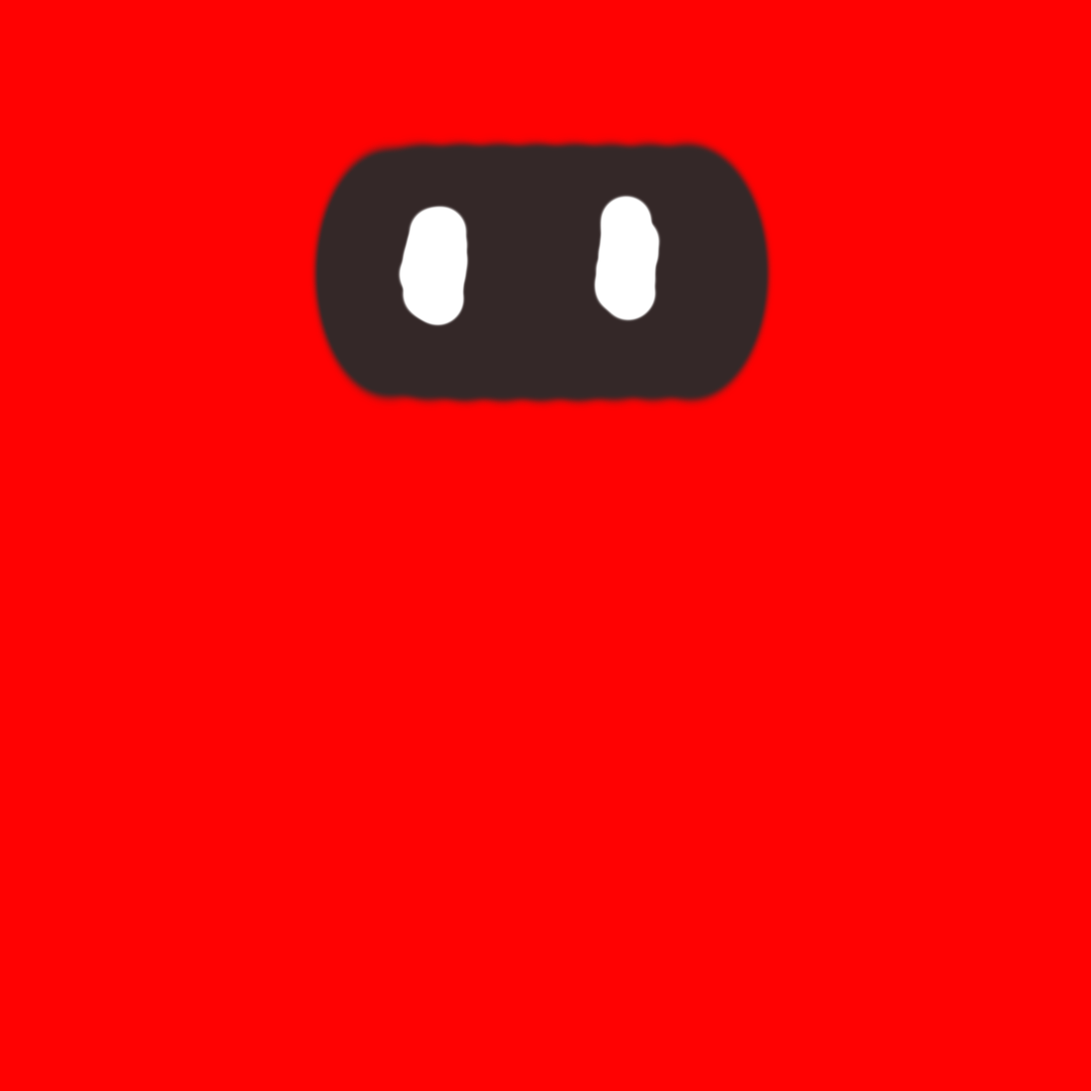
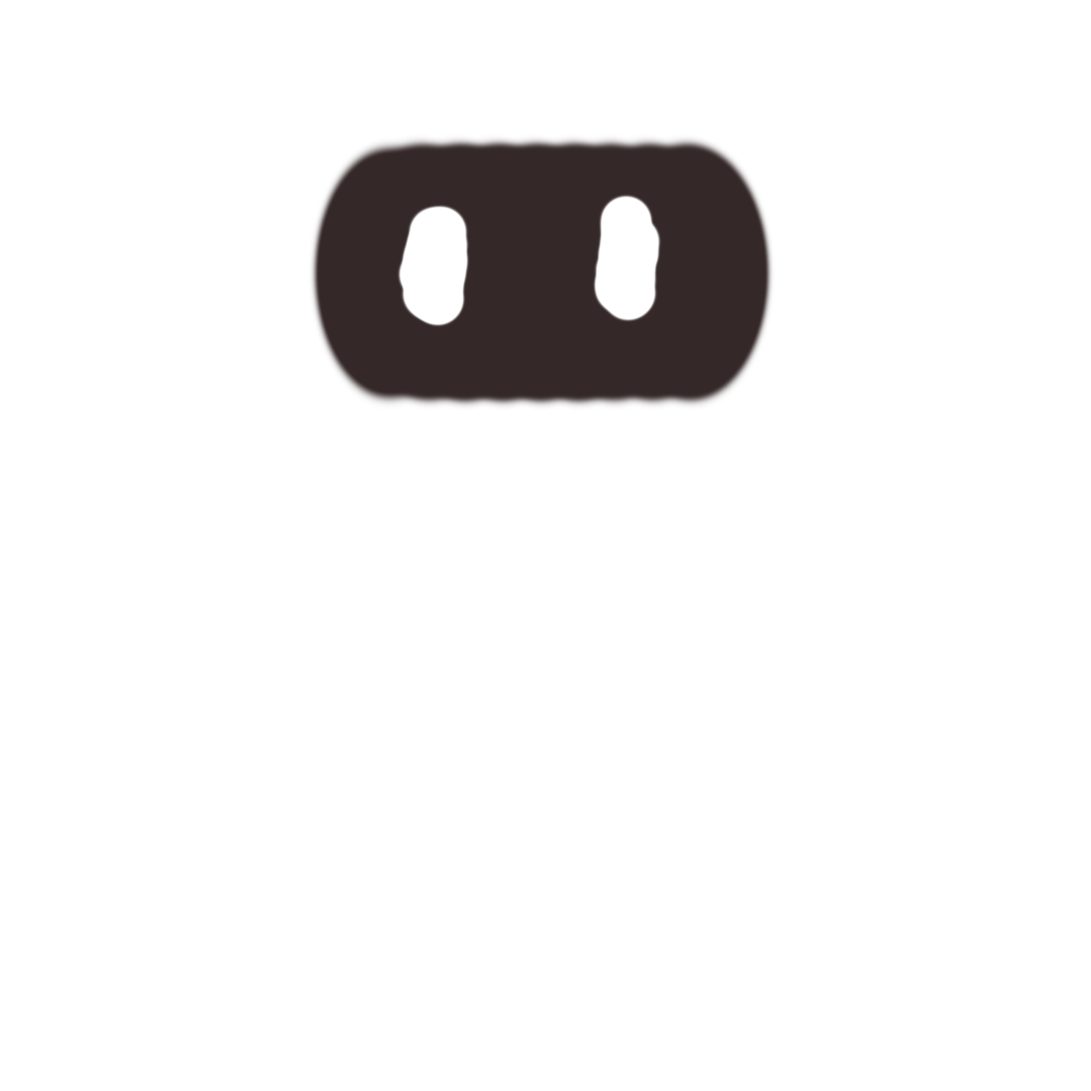
The second 1091x1091 image is a revision of the first. Changes to its layers:
painted on "Layer 1" over [0, 0, 1091, 1091]
